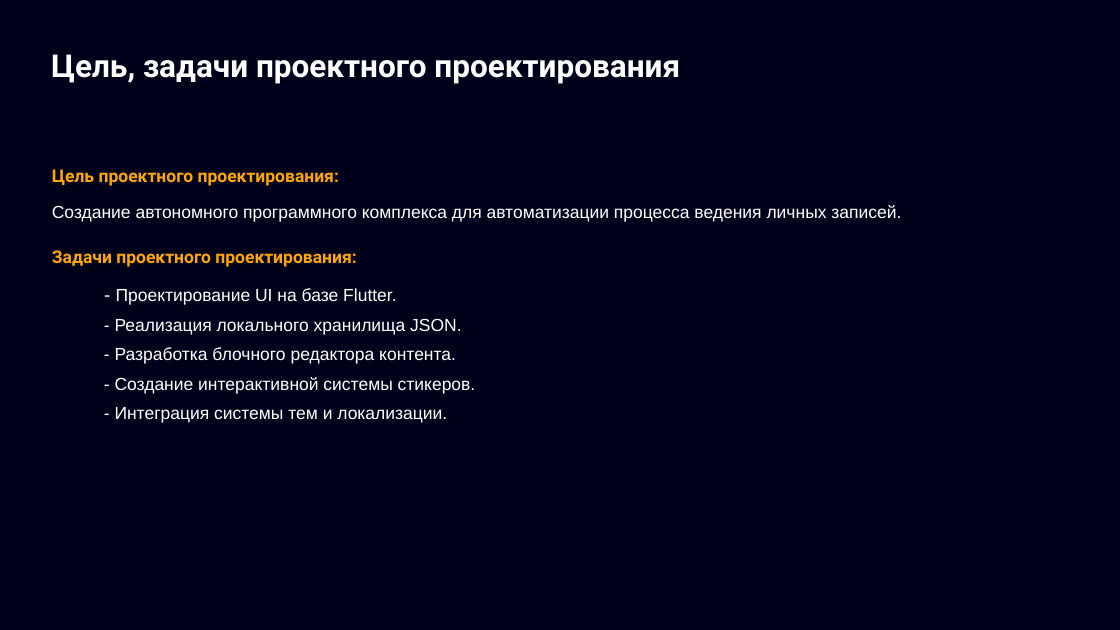
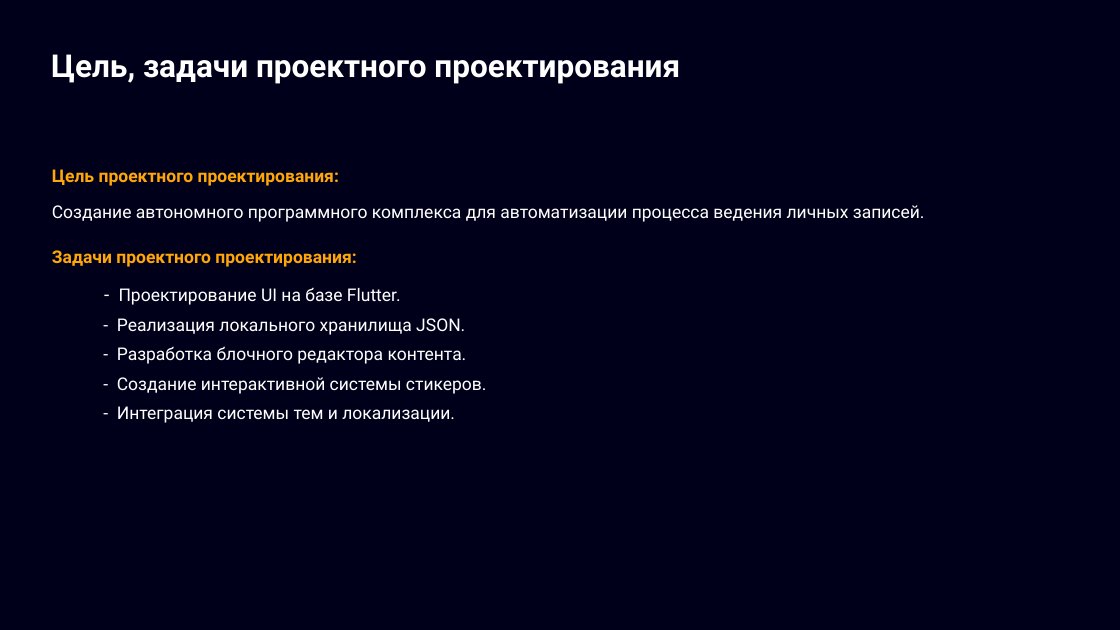
Before and after one commit to serusew/diary, a slide deck: slide 2 of документация/Презентация My Diary (не доделана).pptx. Drawn at 1120x630 pixels with LibreOffice and Linux fonts; fonts in the diff are those of the drawing. Boxes give left, top, right and bottom in pixels: in the first picture for what was removed or moved away, otherwise in the second. Text is boxed around its words. In the diff, an @@ line names an element or a change of style, - is before the commit and + after.

Commit message:
change text presentation

```diff
--- a/документация/Презентация My Diary (не доделана).pptx
+++ b/документация/Презентация My Diary (не доделана).pptx
@@ text at <box>52,205,925,222</box>: font Arial to Roboto in "Создание автономного программного комплекса для автоматизаци ..." @@
@@ text "- Проектирование UI на базе ..." at <box>117,287,487,423</box>: font Arial to Roboto @@
```
Also in this commit, not shown: 1 other slide changed, 1 slide added, 1 slide removed.
